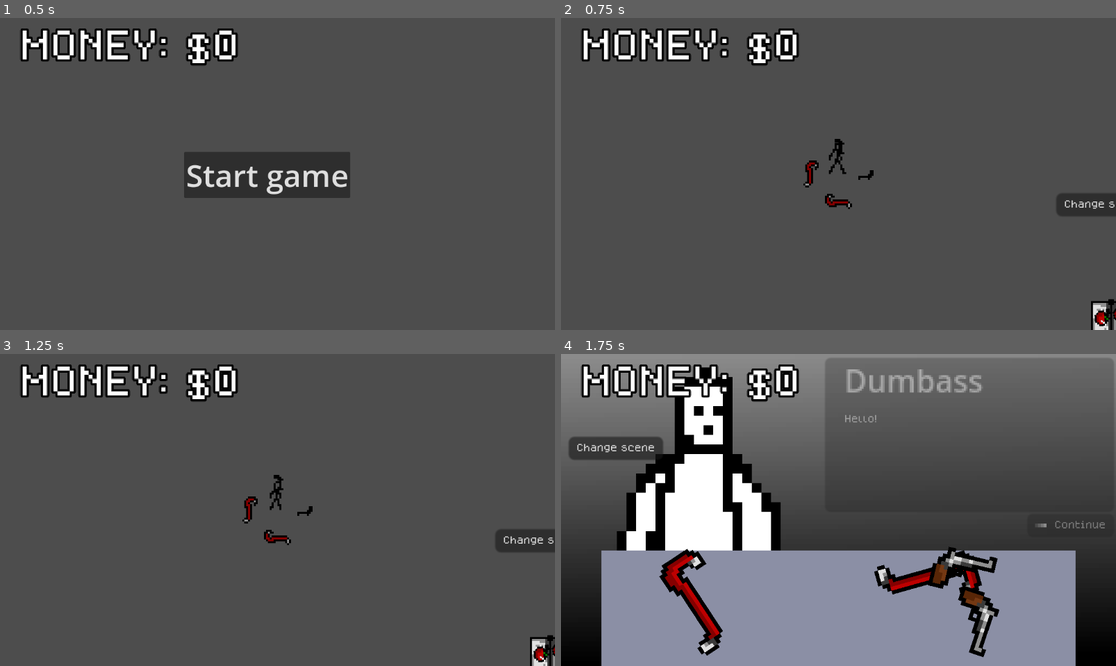
Above: before the commit, frames 1-4 (two rows, left to right).
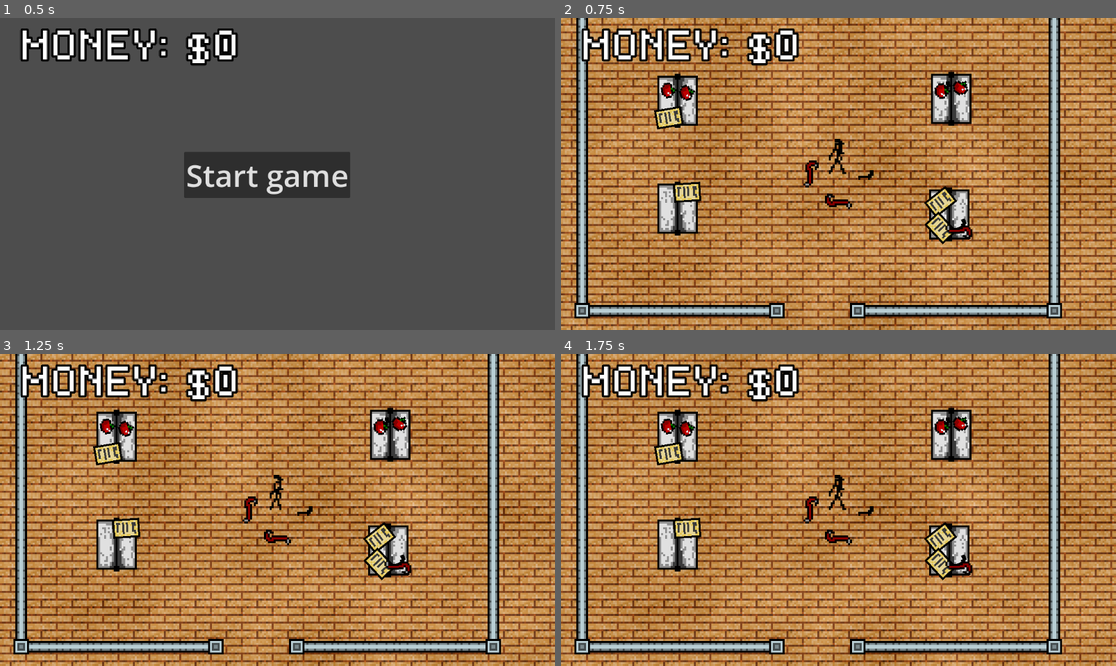
Above: after the commit, the same moments.

Repository: Azzty/projekt-kriminell
Game: Godot game, scene res://Scenes/Main/game.tscn
The game is run twice, just before and just after one commit, with the same random seed, the same clock (stepped at 60 frames per second) and the same inputs.
Inputs (mouse positions are in pixels of both pictures, inside the frame that each line leads up to):
- Up to frame 1 (0.5 s): no input
- Up to frame 2 (0.75 s): click "Start game" at 0.5 s
- Up to frame 3 (1.25 s): no input
- Up to frame 4 (1.75 s): click (1104, 541) at 1.25 s, where only the run before the commit has a clickable "Change scene"

Frame 1 is identical in both runs. In frame 2, 96% of the frame differs, in the area x 0-100%, y 0-100%; in frame 3, 96%; in frame 4, 96%.

Commit message:
Asset updates
- Customer speech bubble now has a typewriter effect
- Customer will now only accept 1 item
- Improved customer code logic
- Added auto-repeating tile scene, with a shader to make tiling less noticable
- Added a wall scene that automatically puts pillars on the end and tiles the middle
- Added a carpet texture incase you want that idk
- Fixed error caused by attempting to sell item after customer left

Diff:
--- a/Scenes/Levels/robbery.tscn
+++ b/Scenes/Levels/robbery.tscn
@@ -1,19 +1,38 @@
-[gd_scene load_steps=6 format=3 uid="uid://cnr1exbd78fih"]
+[gd_scene load_steps=10 format=3 uid="uid://cnr1exbd78fih"]
 
 [ext_resource type="PackedScene" uid="uid://b6uoij4y6jble" path="res://Scenes/player.tscn" id="1_g468e"]
 [ext_resource type="PackedScene" uid="uid://bjqpbkbxs070q" path="res://Scenes/Objects/Static Objects/shelf.tscn" id="2_evns0"]
+[ext_resource type="Texture2D" uid="uid://c1xc35r82e6cr" path="res://Assets/sprites/wood_floor.png" id="2_nqmpn"]
 [ext_resource type="FontFile" uid="uid://c6bxrr21jks66" path="res://Assets/fonts/dogicapixel.ttf" id="3_qi1i4"]
 [ext_resource type="Script" uid="uid://dtny2tvtdvjk7" path="res://Scripts/UI/button_change_scene.gd" id="4_nqmpn"]
+[ext_resource type="Shader" uid="uid://cehvvev2uys40" path="res://Scripts/World/tilable.tres" id="5_qi1i4"]
+[ext_resource type="PackedScene" uid="uid://byhyuahc0670n" path="res://Scenes/Objects/Static Objects/wall.tscn" id="7_nqmpn"]
+
+[sub_resource type="ShaderMaterial" id="ShaderMaterial_nqmpn"]
+shader = ExtResource("5_qi1i4")
 
 [sub_resource type="WorldBoundaryShape2D" id="WorldBoundaryShape2D_qxrlw"]
 
 [node name="Robbery" type="Node2D"]
 
+[node name="TextureRect" type="TextureRect" parent="."]
+z_index = -10
+texture_repeat = 3
+material = SubResource("ShaderMaterial_nqmpn")
+offset_left = -190.0
+offset_top = -73.0
+offset_right = 312.0
+offset_bottom = 258.0
+texture = ExtResource("2_nqmpn")
+stretch_mode = 1
+
 [node name="Player" parent="." instance=ExtResource("1_g468e")]
+position = Vector2(152, 157)
 motion_mode = 1
 
 [node name="Camera2D" type="Camera2D" parent="Player"]
 zoom = Vector2(4, 4)
+position_smoothing_speed = 2.0
 
 [node name="StaticBody2D" type="StaticBody2D" parent="."]
 
@@ -22,13 +41,16 @@
 shape = SubResource("WorldBoundaryShape2D_qxrlw")
 
 [node name="Shelf" parent="." instance=ExtResource("2_evns0")]
-position = Vector2(55, 157)
+position = Vector2(68, 175)
+
+[node name="Shelf4" parent="." instance=ExtResource("2_evns0")]
+position = Vector2(68, 119)
 
 [node name="Shelf2" parent="." instance=ExtResource("2_evns0")]
-position = Vector2(190, 168)
+position = Vector2(209, 178)
 
 [node name="Shelf3" parent="." instance=ExtResource("2_evns0")]
-position = Vector2(141, 79)
+position = Vector2(210, 118)
 
 [node name="Button" type="Button" parent="."]
 offset_left = 113.0
@@ -40,3 +62,41 @@
 text = "Change scene"
 script = ExtResource("4_nqmpn")
 scene_to_switch_to = "uid://c1aaqf7xcl2yl"
+
+[node name="Wall" parent="." instance=ExtResource("7_nqmpn")]
+modulate = Color(0.87, 0.969667, 1, 1)
+offset_left = 15.0
+offset_top = -6.0
+offset_right = 23.0
+offset_bottom = 232.0
+
+[node name="Wall3" parent="." instance=ExtResource("7_nqmpn")]
+modulate = Color(0.87, 0.969667, 1, 1)
+offset_left = 260.0
+offset_top = -6.0
+offset_right = 268.0
+offset_bottom = 232.0
+
+[node name="Wall2" parent="." instance=ExtResource("7_nqmpn")]
+modulate = Color(0.87, 0.969667, 1, 1)
+offset_left = 15.0
+offset_top = 2.0
+offset_right = 23.0
+offset_bottom = 255.0
+rotation = -1.57079
+
+[node name="Wall4" parent="." instance=ExtResource("7_nqmpn")]
+modulate = Color(0.87, 0.969667, 1, 1)
+offset_left = 15.0
+offset_top = 232.0
+offset_right = 23.0
+offset_bottom = 341.0
+rotation = -1.57079
+
+[node name="Wall5" parent="." instance=ExtResource("7_nqmpn")]
+modulate = Color(0.87, 0.969667, 1, 1)
+offset_left = 158.0
+offset_top = 232.0
+offset_right = 166.0
+offset_bottom = 342.0
+rotation = -1.57079
--- /dev/null
+++ b/Scenes/Objects/Static Objects/wall.tscn
@@ -0,0 +1,38 @@
+[gd_scene load_steps=4 format=3 uid="uid://byhyuahc0670n"]
+
+[ext_resource type="Texture2D" uid="uid://dwu04noxllhrg" path="res://Assets/sprites/wall.png" id="1_21ovh"]
+[ext_resource type="Script" uid="uid://5m4kcoa40y0m" path="res://Scripts/World/resize_wall_cshape.gd" id="2_ieh62"]
+
+[sub_resource type="RectangleShape2D" id="RectangleShape2D_ieh62"]
+size = Vector2(8, 129)
+
+[node name="Wall" type="NinePatchRect"]
+anchors_preset = 8
+anchor_left = 0.5
+anchor_top = 0.5
+anchor_right = 0.5
+anchor_bottom = 0.5
+offset_left = -4.0
+offset_top = -64.5
+offset_right = 4.0
+offset_bottom = 64.5
+grow_horizontal = 2
+grow_vertical = 2
+size_flags_horizontal = 4
+size_flags_vertical = 4
+texture = ExtResource("1_21ovh")
+region_rect = Rect2(0, 0, 8, 32)
+patch_margin_left = 1
+patch_margin_top = 8
+patch_margin_right = 2
+patch_margin_bottom = 8
+axis_stretch_horizontal = 1
+axis_stretch_vertical = 1
+script = ExtResource("2_ieh62")
+
+[node name="StaticBody2D" type="StaticBody2D" parent="."]
+
+[node name="CollisionShape2D" type="CollisionShape2D" parent="StaticBody2D"]
+position = Vector2(4, 64.5)
+shape = SubResource("RectangleShape2D_ieh62")
+debug_color = Color(0.692333, 0.29, 1, 0.137255)
--- a/Scripts/Items/movable_item.gd
+++ b/Scripts/Items/movable_item.gd
@@ -48,8 +48,7 @@
 
 # Keep within bounds and move back to grabbed spot if released in air
 func _keep_within_bounds():
-	if holding_mouse0:
-		return
+	if holding_mouse0: return
 
 	var bounds = bounds_cshape.shape.get_rect()
 	# Check if out of bounds
@@ -58,14 +57,15 @@
 
 	# If released out of bounds
 	if Input.is_action_just_released("left_click") and (outX or outY):
+		released_out_of_bounds = true
+		velocity = Vector2.ZERO
+		if not customer_drop_shape:	return
 		var local_mouse_pos = customer_drop_shape.to_local(get_global_mouse_position())
 
 		# If dropped on customer
 		if customer_drop_shape.shape.get_rect().has_point(local_mouse_pos):
 			_sell_item()
 
-		released_out_of_bounds = true
-		velocity = Vector2.ZERO
 
 	# If not yet out of bounds then reverse velocity (avoids getting stuck on edge)
 	if outX and not isOutOfBounds:
@@ -79,6 +79,9 @@
 		isOutOfBounds = false
 
 func _sell_item():
+	if customer.recieved_item:
+		print("Customer already recieved item!")
+		return
 	if customer_requested_tags.size() == 0:
 		print("No requested items")
 		return
--- a/Scripts/NPCS/customer.gd
+++ b/Scripts/NPCS/customer.gd
@@ -19,6 +19,8 @@
 	LEAVING
 }
 
+var recieved_item = false
+
 @export var state: States:
 	set(value):
 		state = value
@@ -35,10 +37,13 @@
 	match state:
 		States.ITEM_GIVEN_CORRECT: # Purchased a requested item
 			_write_response(CHARACTER_RESPONSES.Default.item_given_correct)
+			recieved_item = true
+			await speech_bubble.finished_writing
 			state = States.LEAVING
 
 		States.ITEM_GIVEN_INCORRECT: # Given a non-requested item
 			_write_response(CHARACTER_RESPONSES.Default.item_given_incorrect)
+			await speech_bubble.finished_writing
 			state = States.REQUESTING
 
 		States.REQUESTING:
@@ -46,31 +51,26 @@
 			_write_response(CHARACTER_RESPONSES.Default["_".join(["request", request.to_lower()])], false)
 
 		States.LEAVING:
-			_write_response(CHARACTER_RESPONSES.Default.leaving)
-			var timer = Timer.new()
-			get_parent().add_child(timer)
-			timer.start(1)
-			await timer.timeout
+			_write_response(CHARACTER_RESPONSES.Default.leaving, false)
+			await speech_bubble.finished_writing
+			await get_tree().create_timer(1).timeout
 			queue_free()
 
 func _write_response(response, clear: bool = true):
+	if recieved_item and not state == States.LEAVING: return
 	var responseText = response[randi() % response.size()]
-	if clear:
-		speech_bubble.text = responseText
-	else:
-		speech_bubble.text += "\n \n"
-		speech_bubble.text += responseText
+	speech_bubble.write_text(responseText, clear)
 
 # Asks for something
 func _make_request():
 	if request: return
 	var choice = ["Heads", "Tails"][randi() % 2]
 	if choice == "Heads":
-		_write_response(CHARACTER_RESPONSES.Default.request_gun)
+		#_write_response(CHARACTER_RESPONSES.Default.request_gun)
 		request = "Gun"
 		requested_item_tags.append(request)
 	else:
-		_write_response(CHARACTER_RESPONSES.Default.request_melee)
+		#_write_response(CHARACTER_RESPONSES.Default.request_melee)
 		request = "Melee"
 		requested_item_tags.append(request)
 
--- a/Scripts/UI/speech_bubble.gd
+++ b/Scripts/UI/speech_bubble.gd
@@ -1,9 +1,13 @@
 extends Panel
+
+const TEXT_SPEED = 25.0 # ms / letter
 
 signal char_name_changed
 signal text_changed
 signal user_clicked
+signal finished_writing
 
+var writing_id = 0
 var fade_in_playing = false
 
 @export var char_name: String = "NAME":
@@ -34,6 +38,29 @@
 	character_name_label.text = char_name
 	speech_label.text = text
 
+
+func write_text(new_text: String, clear: bool = true):
+	writing_id += 1 # New text = new ID
+	var local_id = writing_id
+
+	if clear:
+		speech_label.text = ""
+	var current_text := speech_label.text
+	if not current_text.ends_with("\n") and current_text.length() > 0:
+		current_text += "\n"
+
+
+	for letter in new_text:
+		# If ID is outdated, stop writing
+		if local_id != writing_id:
+			return
+		await get_tree().create_timer(TEXT_SPEED / 1000.0).timeout
+
+		current_text += letter
+		speech_label.text = current_text
+
+	finished_writing.emit()
+
 func _on_button_pressed() -> void:
 	user_clicked.emit()
 	_fade_in()
--- a/Scripts/World/place_on_shelf.gd
+++ b/Scripts/World/place_on_shelf.gd
@@ -18,7 +18,6 @@
 		var shelf: CollisionShape2D = [shelfshape_0, shelfshape_1][randi() % 2]
 		var itemTexture: CompressedTexture2D = ITEMS[randi() % ITEMS.size()]
 		var shelfRect = shelf.shape.get_rect()
-
 		# Skapa ett föremål
 		var item := Sprite2D.new()
 		item.texture = itemTexture
--- /dev/null
+++ b/Scripts/World/resize_wall_cshape.gd
@@ -0,0 +1,20 @@
+@tool
+extends NinePatchRect
+
+var cshape: CollisionShape2D
+
+func _ready() -> void:
+	resized.connect(_update_cshape)
+	_update_cshape()
+
+func _update_cshape():
+	cshape = get_node("StaticBody2D/CollisionShape2D")
+
+	if cshape.shape:
+		cshape.shape = cshape.shape.duplicate()  # gör unik kopia
+
+	var rect = get_global_rect()
+	var shape: RectangleShape2D = cshape.shape
+	if shape:
+		shape.size = rect.size
+		cshape.position = rect.size / 2.0
--- /dev/null
+++ b/Scripts/World/tilable.tres
@@ -0,0 +1,131 @@
+[gd_resource type="VisualShader" load_steps=14 format=3 uid="uid://cehvvev2uys40"]
+
+[sub_resource type="VisualShaderNodeInput" id="VisualShaderNodeInput_nu785"]
+input_name = "color"
+
+[sub_resource type="VisualShaderNodeMix" id="VisualShaderNodeMix_0frkq"]
+default_input_values = [0, Quaternion(0, 0, 0, 0), 1, Quaternion(1, 1, 1, 1), 2, Quaternion(0.5, 0.5, 0.5, 0.5)]
+op_type = 5
+
+[sub_resource type="VisualShaderNodeFloatConstant" id="VisualShaderNodeFloatConstant_nf8n1"]
+constant = 0.3
+
+[sub_resource type="VisualShaderNodeTexture" id="VisualShaderNodeTexture_nu785"]
+source = 5
+
+[sub_resource type="VisualShaderNodeInput" id="VisualShaderNodeInput_0frkq"]
+input_name = "texture"
+
+[sub_resource type="VisualShaderNodeMix" id="VisualShaderNodeMix_nf8n1"]
+default_input_values = [0, Quaternion(0, 0, 0, 0), 1, Quaternion(1, 1, 1, 1), 2, Quaternion(0.5, 0.5, 0.5, 0.5)]
+op_type = 5
+
+[sub_resource type="FastNoiseLite" id="FastNoiseLite_1welb"]
+noise_type = 3
+frequency = 0.0422
+
+[sub_resource type="NoiseTexture2D" id="NoiseTexture2D_a6m7u"]
+noise = SubResource("FastNoiseLite_1welb")
+
+[sub_resource type="VisualShaderNodeTexture" id="VisualShaderNodeTexture_sfk7n"]
+texture = SubResource("NoiseTexture2D_a6m7u")
+
+[sub_resource type="VisualShaderNodeFloatConstant" id="VisualShaderNodeFloatConstant_namur"]
+constant = 0.5
+
+[sub_resource type="VisualShaderNodeInput" id="VisualShaderNodeInput_naloa"]
+input_name = "screen_pixel_size"
+
+[sub_resource type="VisualShaderNodeUVFunc" id="VisualShaderNodeUVFunc_eds8t"]
+default_input_values = [1, Vector2(0.1, 0.1), 2, Vector2(0, 0)]
+function = 1
+
+[sub_resource type="VisualShaderNodeFloatOp" id="VisualShaderNodeFloatOp_nu785"]
+default_input_values = [0, 0.0, 1, 20.0]
+operator = 2
+
+[resource]
+code = "shader_type canvas_item;
+render_mode blend_mix;
+
+uniform sampler2D tex_frg_5;
+
+
+
+void fragment() {
+// Input:10
+	vec4 n_out10p0 = COLOR;
+
+
+	vec4 n_out2p0;
+// Texture2D:2
+	n_out2p0 = texture(TEXTURE, UV);
+
+
+// Input:7
+	vec2 n_out7p0 = SCREEN_PIXEL_SIZE;
+
+
+// FloatOp:9
+	float n_in9p1 = 20.00000;
+	float n_out9p0 = n_out7p0.x * n_in9p1;
+
+
+// UVFunc:8
+	vec2 n_in8p2 = vec2(0.00000, 0.00000);
+	vec2 n_out8p0 = (UV - n_in8p2) * vec2(n_out9p0) + n_in8p2;
+
+
+// Texture2D:5
+	vec4 n_out5p0 = texture(tex_frg_5, n_out8p0);
+
+
+// FloatConstant:6
+	float n_out6p0 = 0.500000;
+
+
+// Mix:4
+	vec4 n_out4p0 = mix(n_out2p0, n_out5p0, vec4(n_out6p0));
+
+
+// FloatConstant:12
+	float n_out12p0 = 0.300000;
+
+
+// Mix:11
+	vec4 n_out11p0 = mix(n_out10p0, n_out4p0, vec4(n_out12p0));
+
+
+// Output:0
+	COLOR.rgb = vec3(n_out11p0.xyz);
+
+
+}
+"
+graph_offset = Vector2(-226.648, 176.083)
+mode = 1
+flags/light_only = false
+nodes/fragment/0/position = Vector2(540, 160)
+nodes/fragment/2/node = SubResource("VisualShaderNodeTexture_nu785")
+nodes/fragment/2/position = Vector2(-205, -90)
+nodes/fragment/3/node = SubResource("VisualShaderNodeInput_0frkq")
+nodes/fragment/3/position = Vector2(-515, 10)
+nodes/fragment/4/node = SubResource("VisualShaderNodeMix_nf8n1")
+nodes/fragment/4/position = Vector2(95, 125)
+nodes/fragment/5/node = SubResource("VisualShaderNodeTexture_sfk7n")
+nodes/fragment/5/position = Vector2(-200, 265)
+nodes/fragment/6/node = SubResource("VisualShaderNodeFloatConstant_namur")
+nodes/fragment/6/position = Vector2(-95, 575)
+nodes/fragment/7/node = SubResource("VisualShaderNodeInput_naloa")
+nodes/fragment/7/position = Vector2(-1300, 415)
+nodes/fragment/8/node = SubResource("VisualShaderNodeUVFunc_eds8t")
+nodes/fragment/8/position = Vector2(-490, 375)
+nodes/fragment/9/node = SubResource("VisualShaderNodeFloatOp_nu785")
+nodes/fragment/9/position = Vector2(-765, 385)
+nodes/fragment/10/node = SubResource("VisualShaderNodeInput_nu785")
+nodes/fragment/10/position = Vector2(10, -110)
+nodes/fragment/11/node = SubResource("VisualShaderNodeMix_0frkq")
+nodes/fragment/11/position = Vector2(320, 90)
+nodes/fragment/12/node = SubResource("VisualShaderNodeFloatConstant_nf8n1")
+nodes/fragment/12/position = Vector2(135, 385)
+nodes/fragment/connections = PackedInt32Array(3, 0, 2, 2, 5, 0, 4, 1, 6, 0, 4, 2, 8, 0, 5, 0, 7, 0, 9, 0, 9, 0, 8, 1, 2, 0, 4, 0, 11, 0, 0, 0, 4, 0, 11, 1, 10, 0, 11, 0, 12, 0, 11, 2)
Binary file added: Assets/sprites/carpet_floor.png
Not shown, added: Assets/sprites/carpet_floor.png.import
Binary file added: Assets/sprites/wall.png
Not shown, added: Assets/sprites/wall.png.import
Binary file added: Assets/sprites/wood_floor.png
Not shown, added: Assets/sprites/wood_floor.png.import
Not shown, added: Scripts/World/resize_wall_cshape.gd.uid
Not shown, added: Assets/piskel_files/carpet_floor.piskel
Not shown, added: Assets/piskel_files/wall.piskel
Not shown, added: Assets/piskel_files/wood_floor.piskel
